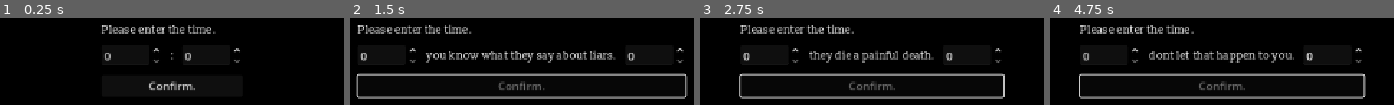
Above: before the commit, frames 1-4 (left to right).
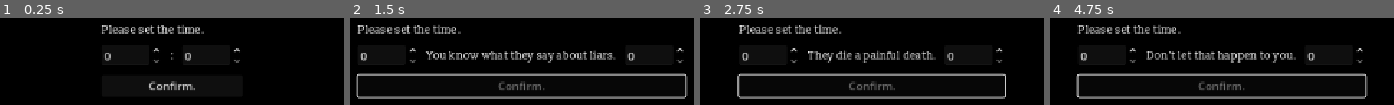
Above: after the commit, the same moments.

Repository: ooowillexistsooo/dvd-sim-2027
Game: Godot game, scene res://startup.tscn
Two runs of this game, one before a commit and one after it. Both use one fixed random seed, a clock stepped at 60 frames per second and the inputs below.
Inputs (mouse positions are in pixels of both pictures, inside the frame that each line leads up to):
- Up to frame 1 (0.25 s): no input
- Up to frame 2 (1.5 s): click "Confirm." at 0.5 s; tap Enter at 1.25 s; move the mouse to (outside the picture) at 1.27 s; hold Right from 1.28 s (still down); hold Mouse wheel down (mouse_button_wheel_down) from 1.28 s (still down); click (outside the picture) at 1.42 s
- Up to frame 3 (2.75 s): tap Space at 2 s; move the mouse to (710, 81) at 2.02 s; release Right at 2.03 s; release Mouse wheel down (mouse_button_wheel_down) at 2.03 s; hold Down from 2.03 s (still down); tap Mouse wheel up (mouse_button_wheel_up) at 2.1 s
- Up to frame 4 (4.75 s): move the mouse to (outside the picture) at 2.77 s; release Down at 2.78 s; hold Right 2.78-3.53 s; tap Alt at 2.85 s; tap Enter at 3.5 s; move the mouse to (outside the picture) at 3.52 s; hold Up 3.53-4.28 s; tap Shift at 3.6 s; click (outside the picture) at 3.67 s; tap Space at 4.25 s; move the mouse to (outside the picture) at 4.27 s; hold Left from 4.28 s (still down); hold Mouse wheel down (mouse_button_wheel_down) from 4.28 s (still down)

The runs differ from the first frame. In frame 1, 1.3% of the frame differs, in the area x 40-63%, y 8-19%; in frame 2, 1.5%; in frame 3, 5.7%; in frame 4, 7.0%, in the area x 7-93%, y 8-94%.

Commit message:
music and some stuff

Diff:
--- a/dvd-bounce.tscn
+++ b/dvd-bounce.tscn
@@ -3,6 +3,7 @@
 [ext_resource type="Script" uid="uid://b8ob0r3plepqo" path="res://idfk.gd" id="1_mcvv8"]
 [ext_resource type="Texture2D" uid="uid://lbm7rl35d20q" path="res://dvd-logo.png" id="1_v7d0y"]
 [ext_resource type="Script" uid="uid://bbrmb5676a43k" path="res://bounce.gd" id="2_mcvv8"]
+[ext_resource type="AudioStream" uid="uid://ta03787r3a4m" path="res://in-game dvd.mp3" id="4_ewe7u"]
 
 [sub_resource type="LabelSettings" id="LabelSettings_sgb84"]
 font_size = 44
@@ -24,6 +25,10 @@
 change_color_node = NodePath("../ColorRect")
 count_label = NodePath("../Label")
 
+[node name="AudioStreamPlayer" type="AudioStreamPlayer" parent="." unique_id=1234276441]
+stream = ExtResource("4_ewe7u")
+autoplay = true
+
 [node name="Label" type="Label" parent="." unique_id=289368254]
 offset_left = 4.0
 offset_top = 588.0
--- a/menu.tscn
+++ b/menu.tscn
@@ -1,5 +1,6 @@
 [gd_scene format=3 uid="uid://c10awfxc635a"]
 
+[ext_resource type="Script" uid="uid://bcq0qyndfyvnx" path="res://menumusic.gd" id="1_4hy44"]
 [ext_resource type="Script" uid="uid://cuxykjdmc7q3a" path="res://menu_manager.gd" id="1_lti8b"]
 [ext_resource type="Script" uid="uid://cjfvpfglxf5vg" path="res://play.gd" id="2_ouk20"]
 [ext_resource type="Script" uid="uid://bopsq8xikwjqj" path="res://quit.gd" id="3_mae5d"]
@@ -14,6 +15,7 @@
 anchor_bottom = 1.0
 grow_horizontal = 2
 grow_vertical = 2
+script = ExtResource("1_4hy44")
 
 [node name="ColorRect" type="ColorRect" parent="." unique_id=1259257137]
 layout_mode = 0
@@ -80,5 +82,7 @@
 offset_bottom = 232.0
 text = "reset game"
 
+[node name="AudioStreamPlayer" type="AudioStreamPlayer" parent="." unique_id=701030983]
+
 [connection signal="pressed" from="menu manager/itemcontainer/Play" to="menu manager/itemcontainer/Play" method="_on_play_pressed"]
 [connection signal="pressed" from="menu manager/itemcontainer/Quit" to="menu manager/itemcontainer/Quit" method="_on_quit_pressed"]
--- /dev/null
+++ b/menumusic.gd
@@ -0,0 +1,10 @@
+extends Control
+
+var music = preload("res://main menu music for dvd sim '27.mp3")
+
+@onready var audio_player: AudioStreamPlayer = $AudioStreamPlayer
+
+# Called when the node enters the scene tree for the first time.
+func _ready() -> void:
+	audio_player.stream = music
+	audio_player.play()
--- a/project.godot
+++ b/project.godot
@@ -14,6 +14,10 @@
 run/main_scene="uid://dbl6v20j7fl8i"
 config/features=PackedStringArray("4.8", "Forward Plus")
 config/icon="res://icon.svg"
+
+[autoload]
+
+savemanager="*uid://xryi38vpx4lo"
 
 [display]
 
--- /dev/null
+++ b/savemanager.gd
@@ -0,0 +1,25 @@
+extends Node
+
+const SAVE_PATH = "user://useless-config.cfg"
+var config = ConfigFile.new()
+
+var launch_count = 0
+var favorite_time = ""
+var frog_love := 50
+
+func _ready() -> void:
+	load_settings()
+	launch_count += 1
+	save_settings()
+
+func save_settings():
+	config.set_value("Meta", "launch-count", launch_count)
+	config.set_value("Meta", "favorite-time", favorite_time)
+	config.set_value("Meta", "frog-love", frog_love)
+	config.save(SAVE_PATH)
+
+func load_settings():
+	if config.load(SAVE_PATH) == OK:
+		launch_count = config.get_value("Meta", "launch-count", 0)
+		favorite_time = config.get_value("Meta", "favorite-time", "")
+		frog_love = config.get_value("Meta", "frog-love", 50)
--- a/startup.gd
+++ b/startup.gd
@@ -3,12 +3,23 @@
 @onready var hour_box: SpinBox = $CenterContainer/VBoxContainer/HBoxContainer/hour
 @onready var minute_box: SpinBox = $CenterContainer/VBoxContainer/HBoxContainer/minute
 @onready var title_label: Label = $CenterContainer/VBoxContainer/HBoxContainer/Label
+@onready var instruction: Label = $CenterContainer/VBoxContainer/Label
 @onready var confirm_button: Button = $CenterContainer/VBoxContainer/Button
 
 var progression_step: int = 0
 
 func _ready() -> void:
 	confirm_button.pressed.connect(_on_confirm_pressed)
+
+	match savemanager.launch_count:
+		1:
+			instruction.text = "Please set the time."
+		2:
+			instruction.text = "Welcome back. Set the time."
+		3:
+			instruction.text = "You AGAIN? Just set the time. I'm retiring next time this is too much work."
+		_:
+			get_tree().change_scene_to_file("res://menu.tscn")
 
 func _on_confirm_pressed() -> void:
 	var current_time = Time.get_time_dict_from_system()
@@ -21,24 +32,24 @@
 			var input_minute = int(minute_box.value)
 			if input_hour == real_hour and abs(input_minute - real_minute) <= 2:
 				confirm_button.disabled = true
-				title_label.text = "you win the game! mike, cue the music."
+				title_label.text = "You win the game! Mike, cue the music."
+				await get_tree().create_timer(2.5).timeout
 				# mike, please actually add music later.
-				await get_tree().create_timer(2.5).timeout
-				title_label.text = "did you really think it was that easy? ha."
+				title_label.text = "Actually, no. Keep going."
 				await get_tree().create_timer(2.5).timeout
 				progression_step = 1
 				setup_next_setting()
 			else:
 				confirm_button.disabled = true
-				title_label.text = "you know what they say about liars."
+				title_label.text = "You know what they say about liars."
 				await get_tree().create_timer(2).timeout
-				title_label.text = "they die a painful death."
+				title_label.text = "They die a painful death."
 				await get_tree().create_timer(2).timeout
-				title_label.text = "dont let that happen to you."
+				title_label.text = "Don't let that happen to you."
 				await get_tree().create_timer(2).timeout
-				title_label.text = "now, i'm going to let you try again."
+				title_label.text = "Now, I'm going to let you try again."
 				await get_tree().create_timer(2).timeout
-				title_label.text = "don't lie this time."
+				title_label.text = "Don't lie this time."
 				await get_tree().create_timer(2).timeout
 				title_label.text = ":"
 				confirm_button.disabled = false
--- a/startup.tscn
+++ b/startup.tscn
@@ -2,6 +2,7 @@
 
 [ext_resource type="Script" uid="uid://o5uq172o1o4f" path="res://startup.gd" id="1_c4aps"]
 [ext_resource type="FontFile" uid="uid://b5sen1k75g0i1" path="res://Slabo13px-Regular.ttf" id="2_ltcgh"]
+[ext_resource type="AudioStream" uid="uid://cmghn2x7vw2d6" path="res://null.mp3" id="3_u6427"]
 
 [sub_resource type="LabelSettings" id="LabelSettings_aeaqb"]
 font = ExtResource("2_ltcgh")
@@ -59,3 +60,7 @@
 [node name="Button" type="Button" parent="CenterContainer/VBoxContainer" unique_id=362697978]
 layout_mode = 2
 text = "Confirm."
+
+[node name="AudioStreamPlayer" type="AudioStreamPlayer" parent="." unique_id=1452979959]
+stream = ExtResource("3_u6427")
+autoplay = true
Not shown, added: in-game dvd.mp3.import
Not shown, added: main menu music for dvd sim '27.mp3.import
Not shown, added: menumusic.gd.uid
Not shown, added: null.mp3.import
Not shown, added: savemanager.gd.uid
Not shown, added: in-game dvd.mp3
Not shown, added: main menu music for dvd sim '27.mp3
Not shown, added: null.mp3
